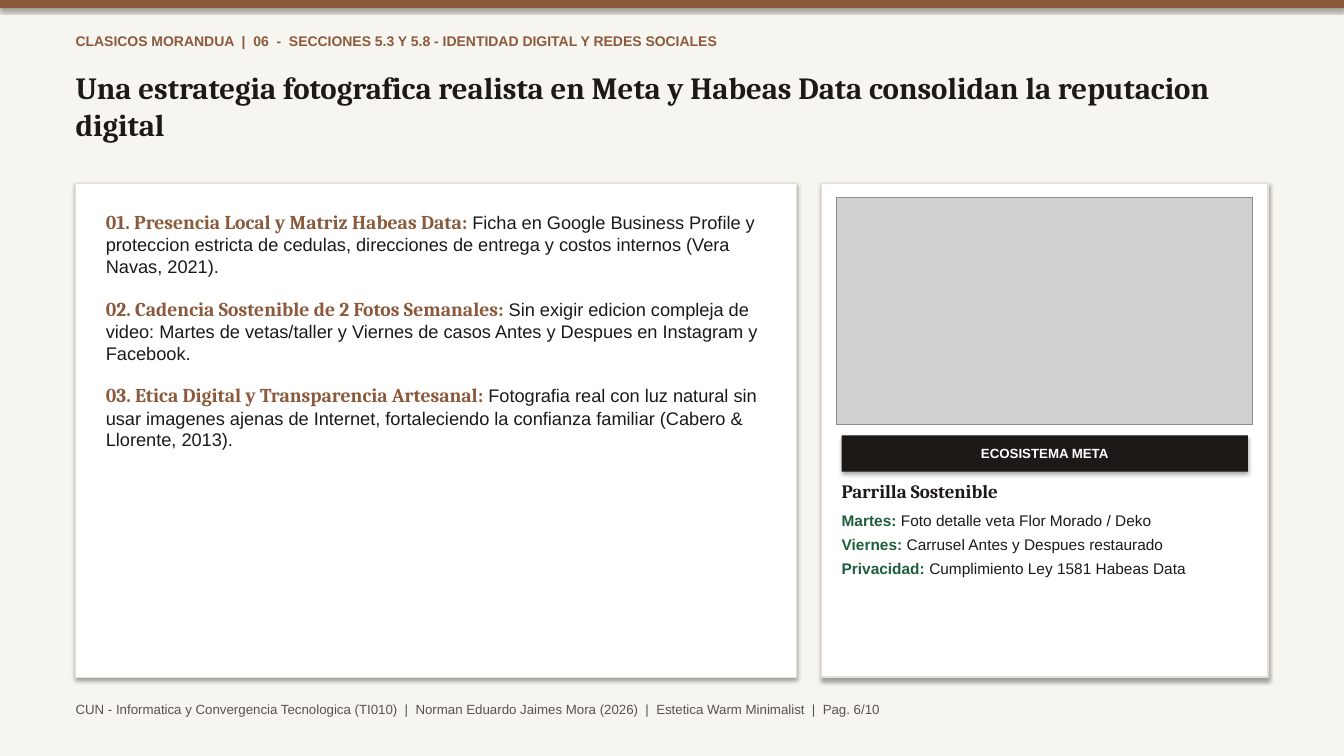
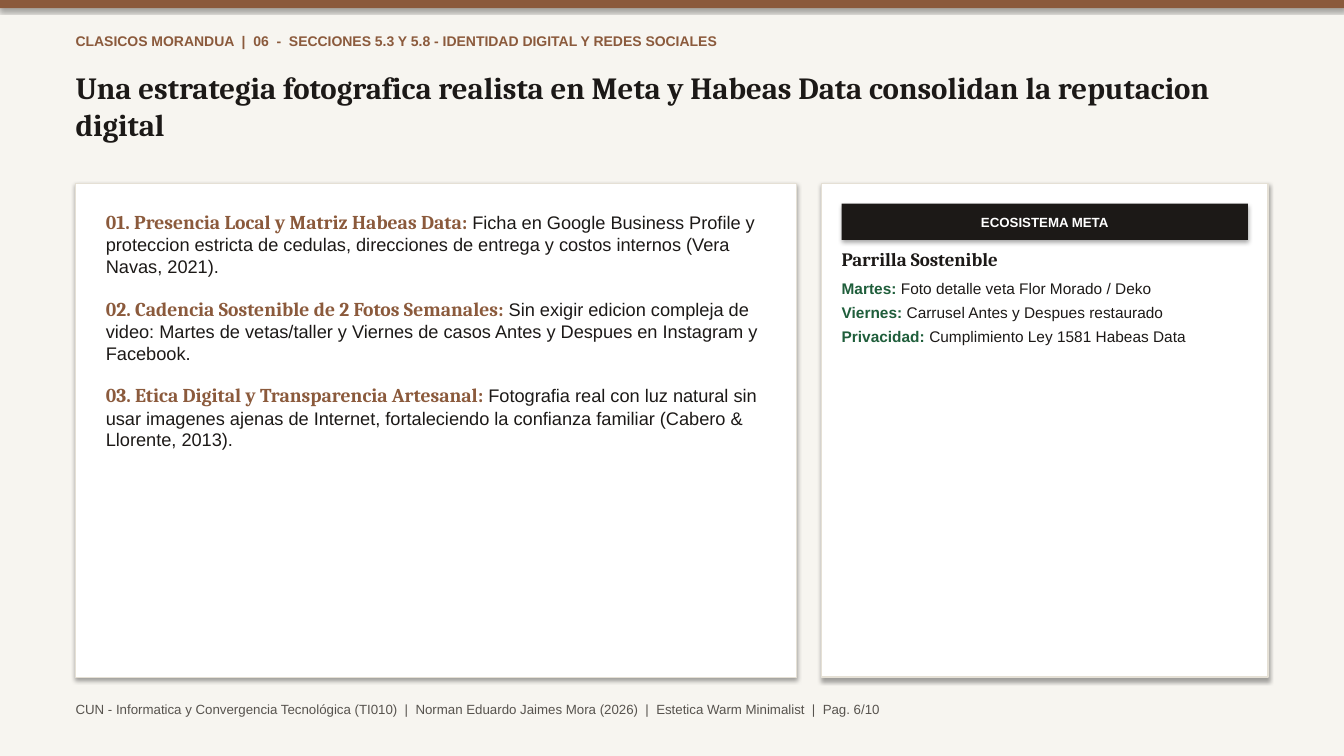
Before and after one commit to TheNormanJames/CUN-Informatica-y-convergencia, a slide deck: slide 6 of docs/ProyectoFinal_Norman_Jaimes.pptx. Drawn at 1344x756 pixels with LibreOffice and Linux fonts; fonts in the diff are those of the drawing; grey boxes stand for pictures. Boxes give left, top, right and bottom in pixels: in the first picture for what was removed or moved away, otherwise in the second. Text is boxed around its words. In the diff, an @@ line names an element or a change of style, - is before the commit and + after.

```diff
--- a/docs/ProyectoFinal_Norman_Jaimes.pptx
+++ b/docs/ProyectoFinal_Norman_Jaimes.pptx
@@ picture removed at (x1=837, y1=198, x2=1253, y2=424) @@
@@ rectangle "ECOSISTEMA META" moved from (x1=842, y1=436, x2=1248, y2=472) to (x1=842, y1=204, x2=1248, y2=240) @@
@@ text "Parrilla Sostenible" moved from (x1=842, y1=485, x2=1186, y2=577) to (x1=842, y1=253, x2=1186, y2=346) @@
@@ text at (x1=76, y1=704, x2=880, y2=717): text changed @@
-CUN - Informatica y Convergencia Tecnologica (TI010) | Norman Eduardo Jaimes Mora (2026) | Estetica Warm Minimalist | Pag. 6/10
+CUN - Informatica y Convergencia Tecnológica (TI010) | Norman Eduardo Jaimes Mora (2026) | Estetica Warm Minimalist | Pag. 6/10
```
Also in this commit, not shown: 9 other slides changed, 18 other files.
